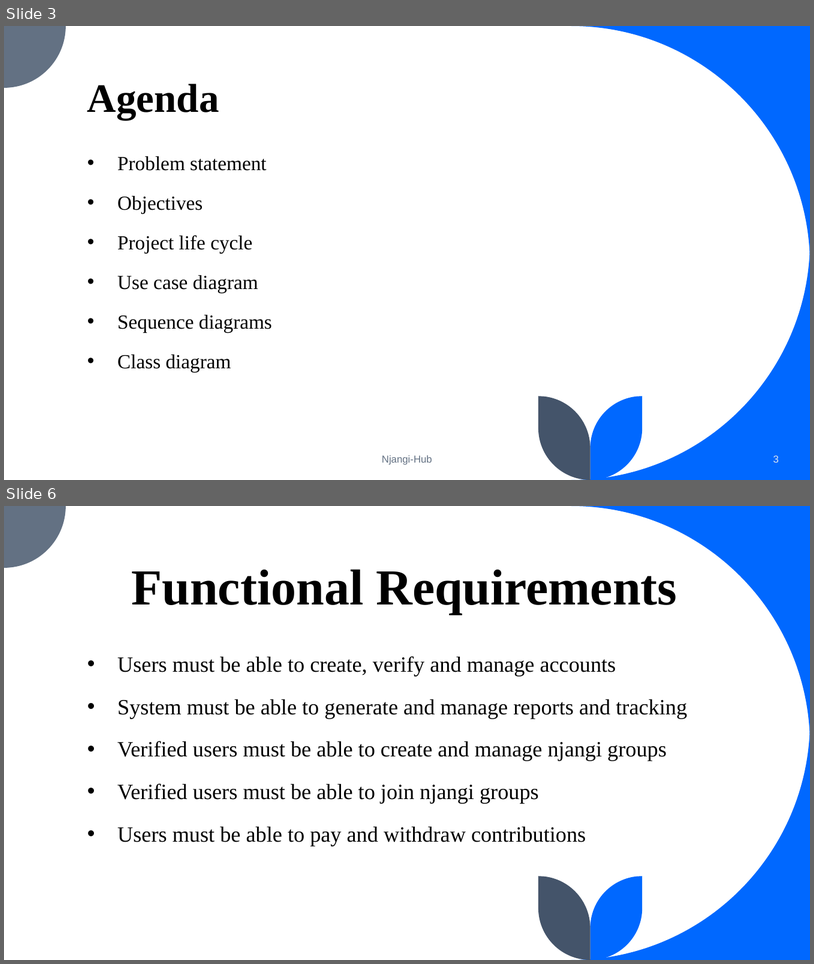
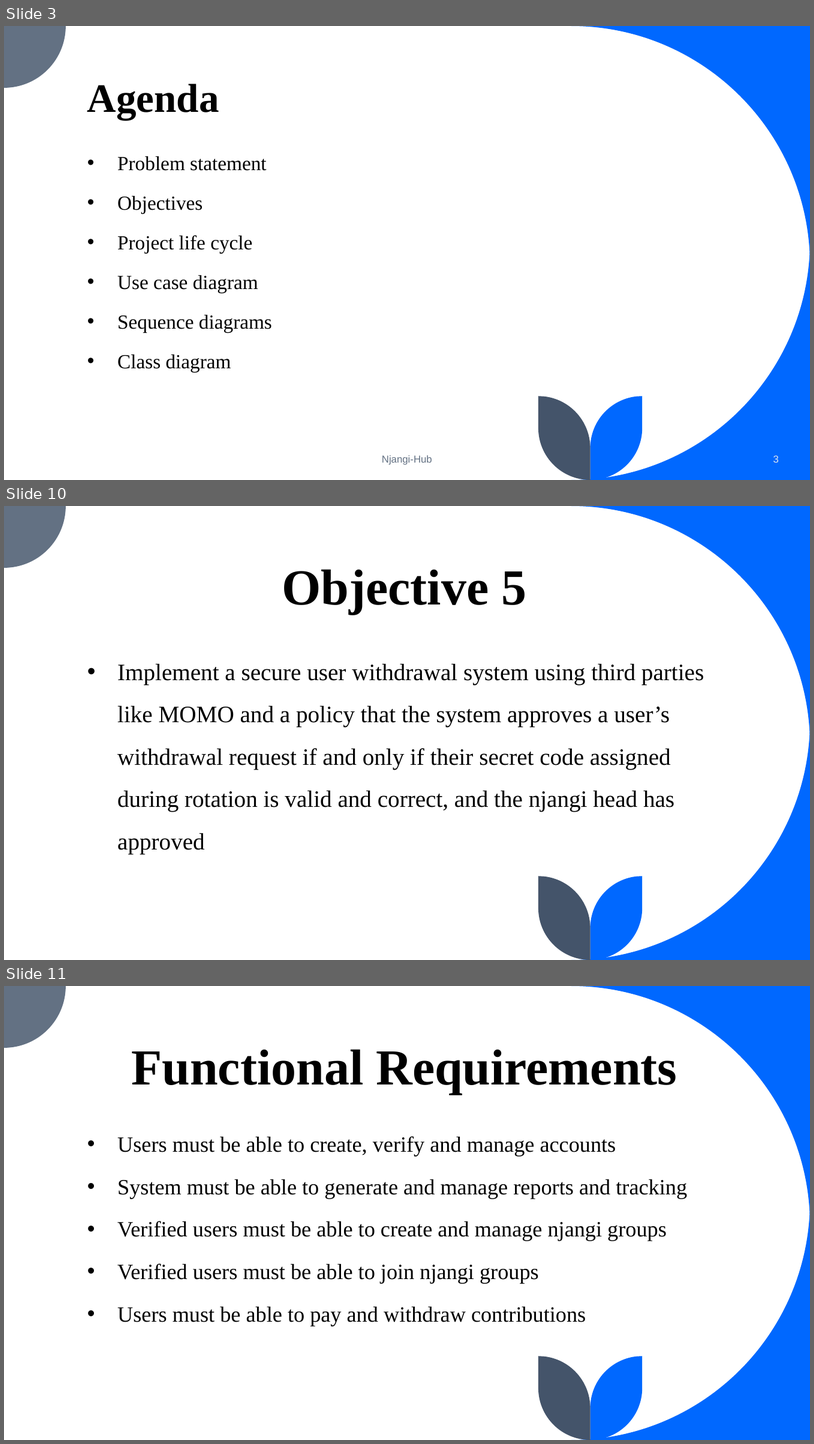
Before and after one commit to Fuangi/Landmark-njangi-hub, a slide deck: njangi.pptx. Shown one above the other, each under a label of ours: slides 3 and 6 before the commit, slides 3, 10 and 11 after it; the slides between them are not shown. The pictures are 814x964 and 814x1444 pixels, drawn with LibreOffice and Linux fonts; fonts in the diff are those of the drawing. Boxes give left, top, right and bottom in pixels: in the first picture for what was removed or moved away, otherwise in the second. Text is boxed around its words. In the diff, an @@ line names an element or a change of style, - is before the commit and + after.

```diff
--- a/njangi.pptx
+++ b/njangi.pptx
@@ slide 10 added at [4, 506, 810, 960], background #FFFFFF; not listed: 5 template elements that a slide beside it also shows @@
@@ title added at [282, 569, 527, 614], 60 pt, text #000000, bold @@
+Objective 5
@@ text added at [117, 663, 704, 854], 28 pt, text #000000 @@
+• Implement a secure user withdrawal system using third parties like MOMO and a policy that the system approves a user’s withdrawal request if and only if their secret code assigned during rotation is valid and correct, and the njangi head has approved
@@ what was slide 6 is now slide 11 @@
```
Also in this commit, not shown: 3 slides changed, 4 other slides added, 1 other file.
